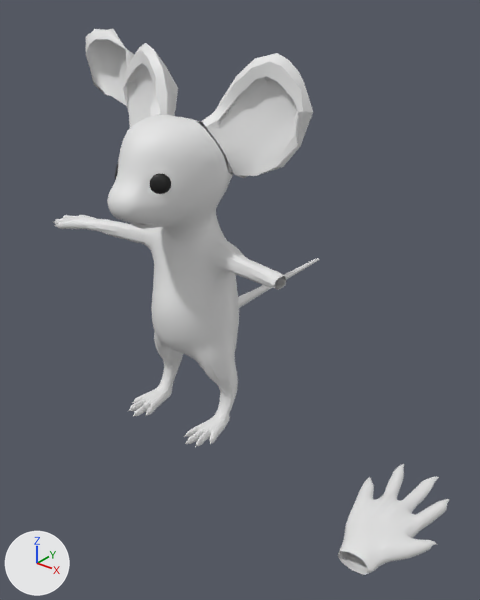
What one commit did to the Blender file Mouse Clean (1).blend.
The view is the same before and after, from a camera (50 mm lens) standing at (7.68, -7.81, 7.82) and looking at (0.23, 1.5, 2.05). Lighting does not change. The marker at lower left points along +X, +Y and +Z.

Objects in the first picture: 'Cylinder.002', 'Mouse', 'Mouse.001', 'Plane'.
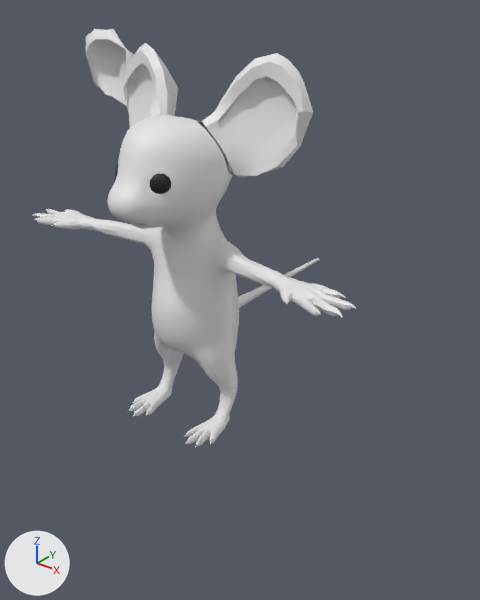
Commit message: Attached hands

Pixel boxes (x1, y1, x2, y2) of what changed, in the pictures (480 x 600 px; the box of a moved part takes in the faces that stretch with it):
'Mouse', reshaped (22% wider)
    before: (53, 115, 319, 447)
    after: (32, 115, 356, 447)
'Cylinder.002', deleted
    before: (338, 464, 449, 575)
part 1 of me_plane_001, moved or reshaped
    before: (53, 215, 108, 232)
    after: (32, 209, 104, 231)
part 2 of me_plane_001, built on
    before: (244, 262, 286, 290)
    after: (244, 262, 356, 317)

The change, as a list of edits to the scene's bpy script:
```text
Change me_plane_001:
    used by ob_mouse; location = (-0.03, 0.0, 2.99)
    remove me_plane_001.from_pydata(...)  # 3389 vertices, 3391 faces; spans x -3.17..2.22, y -1.28..4.8, z -3.02..2.82
    add me_plane_001.from_pydata(...)  # 4284 vertices, 4286 faces; spans x -3.71..3.58, y -1.28..4.8, z -3.02..2.82
    me_plane_001 part 1: 28 vertices moved from x -2.76..-1.99, y -0.33..0.28, z 0.41..0.6 to x -2.76..-1.99, y -0.33..0.29, z 0.39..0.61; 521 vertices removed from x -3.17..-2.16, y -0.37..0.24, z 0.37..0.6; 699 vertices added at x -3.71..-2.16, y -0.5..0.28, z 0.38..0.61
    me_plane_001 part 2: 10 vertices moved from x 1.55..2.08, y 0.01..0.14, z 0.36..0.57 to x 1.55..2.09, y 0.02..0.13, z 0.36..0.54; 13 vertices removed from x 2.15..2.22, y -0.01..0.24, z 0.38..0.59; 730 vertices added at x 2.11..3.58, y -0.45..0.32, z 0.37..0.6
Remove ob_cylinder_002:
    ob_cylinder_002 = bpy.data.objects.new('Cylinder.002', me_cylinder_004)
    ob_cylinder_002.location = (4.49, -1.15, 0.0)
    ob_cylinder_002.rotation_euler = (1.805, 1.571, 0.0)  # degrees (103, 90, 0)
    _m = ob_cylinder_002.modifiers.new('Subdivision', 'SUBSURF')
```
